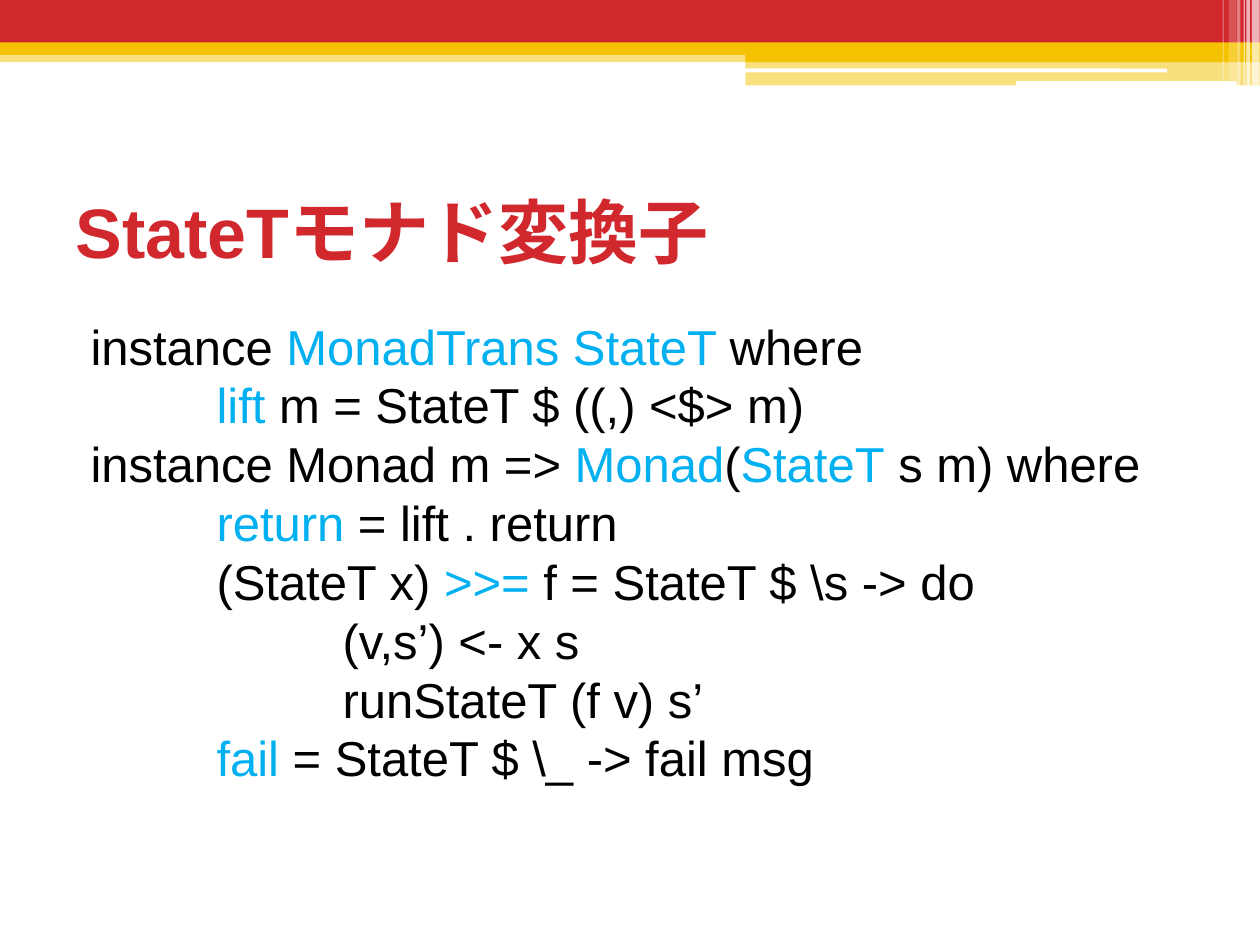
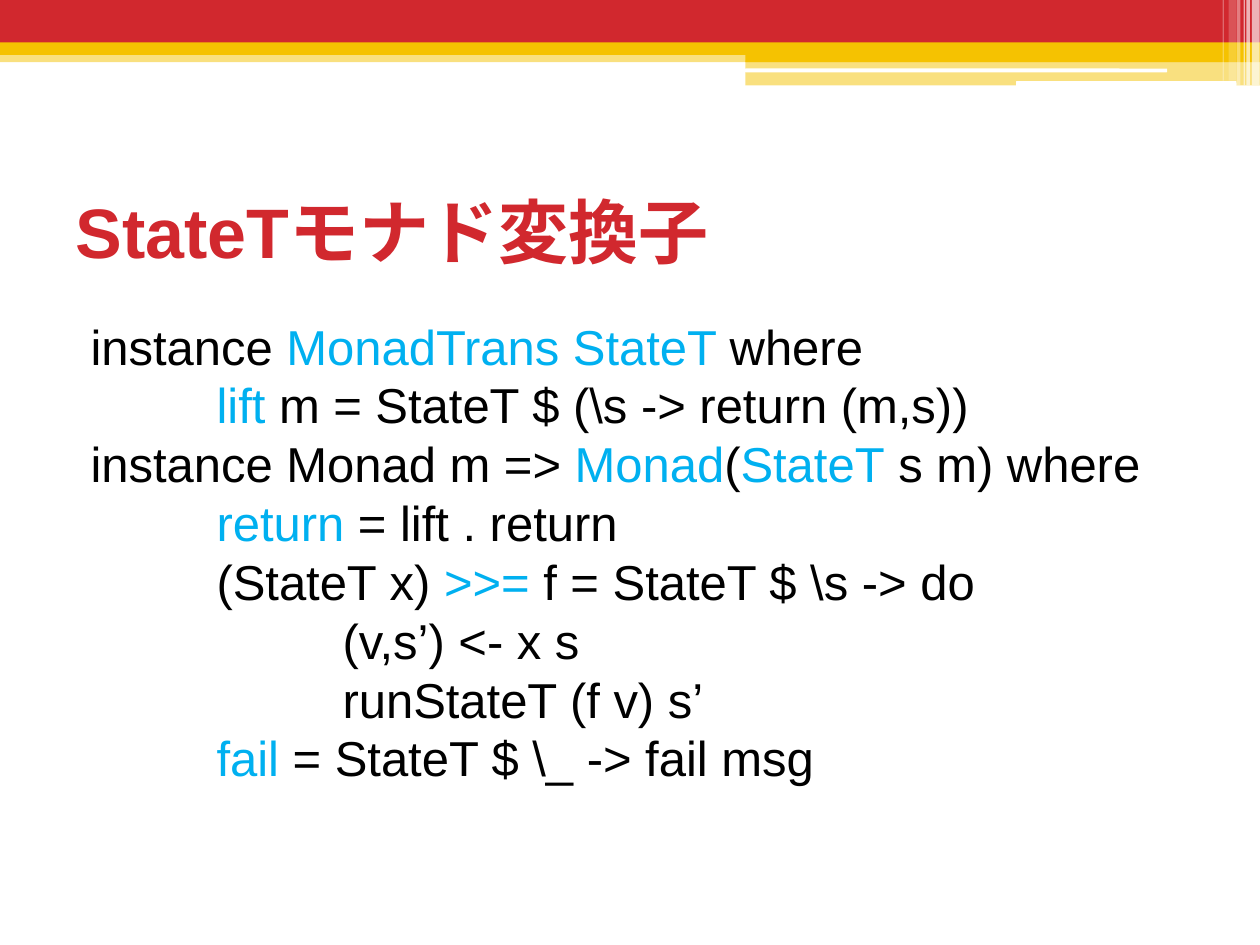
Before and after one commit to shiatsumat/HaskellLecture, a slide deck: slide 120 of 2_monad/slides/2_monad.pptx. Drawn at 1260x945 pixels with LibreOffice and Linux fonts; fonts in the diff are those of the drawing. Boxes give left, top, right and bottom in pixels: in the first picture for what was removed or moved away, otherwise in the second. Text is boxed around its words. In the diff, an @@ line names an element or a change of style, - is before the commit and + after.

```diff
--- a/2_monad/slides/2_monad.pptx
+++ b/2_monad/slides/2_monad.pptx
@@ text at <box>91,329,1140,786</box>: text changed @@
-instance MonadTrans StateT where
-lift m = StateT $ ((,) <$> m)
-instance Monad m => Monad(StateT s m) where
-return = lift . return
-(StateT x) >>= f = StateT $ \s -> do
-(v,s’) <- x s
-runStateT (f v) s’
-fail = StateT $ \_ -> fail msg
+instance MonadTrans StateT where
+lift m = StateT $ (\s -> return (m,s))
+instance Monad m => Monad(StateT s m) where
+return = lift . return
+(StateT x) >>= f = StateT $ \s -> do
+(v,s’) <- x s
+runStateT (f v) s’
+fail = StateT $ \_ -> fail msg
```
Also in this commit, not shown: 14 other files.
